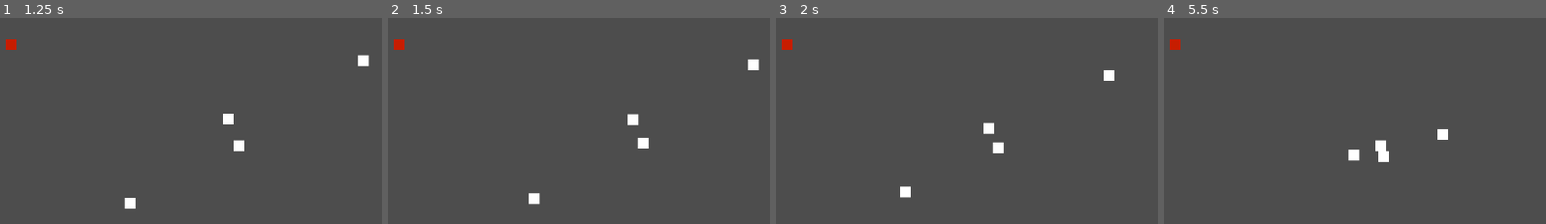
Above: before the commit, frames 1-4 (left to right).
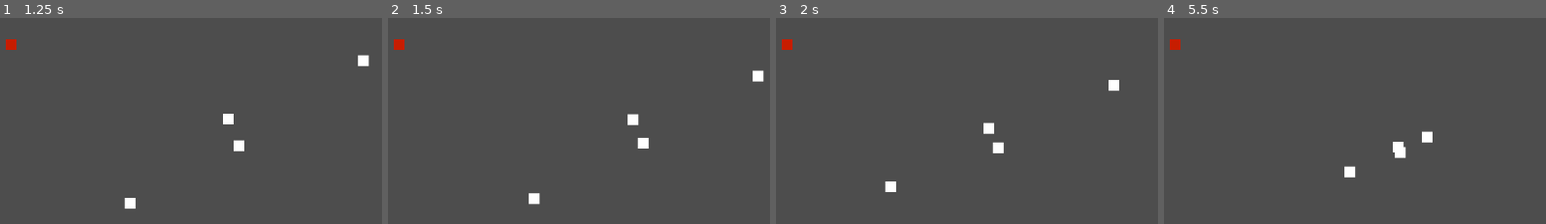
Above: after the commit, the same moments.

Repository: Denomycor/ddj
Game: Godot game, scene res://assets/scenes/game.tscn
The game is run twice, just before and just after one commit, with the same random seed, the same clock (stepped at 60 frames per second) and the same inputs.
Inputs (mouse positions are in pixels of both pictures, inside the frame that each line leads up to):
- Up to frame 1 (1.25 s): tap Enter at 0.5 s; move the mouse to (outside the picture) at 0.52 s; click (outside the picture) at 0.67 s
- Up to frame 2 (1.5 s): move the mouse to (452, 168) at 1.27 s; click (452, 168) at 1.42 s
- Up to frame 3 (2 s): no input
- Up to frame 4 (5.5 s): move the mouse to (1461, 50) at 2.02 s; click (1461, 50) at 2.17 s; move the mouse to (outside the picture) at 2.77 s; click (outside the picture) at 2.92 s; move the mouse to (outside the picture) at 3.52 s; click (outside the picture) at 3.67 s; move the mouse to (outside the picture) at 4.27 s; click (outside the picture) at 4.42 s; move the mouse to (1423, 147) at 5.02 s; click (1423, 147) at 5.17 s

Frame 1 is identical in both runs. In frame 2, 0.3% of the frame differs, in the area x 94-99%, y 19-31%; in frame 3, 0.6%; in frame 4, 1.2%, in the area x 47-75%, y 53-78%.

Commit message:
Made more things idk

Diff:
--- a/assets/scenes/enemies/enemy_troop.tscn
+++ b/assets/scenes/enemies/enemy_troop.tscn
@@ -1,7 +1,7 @@
 [gd_scene load_steps=2 format=3 uid="uid://csdohlnm1sk6r"]
 
 [sub_resource type="RectangleShape2D" id="RectangleShape2D_4gevu"]
-size = Vector2(16, 16)
+size = Vector2(8, 8)
 
 [node name="enemy_troop" type="CharacterBody2D"]
 collision_layer = 2
--- a/assets/scenes/troops/troop.tscn
+++ b/assets/scenes/troops/troop.tscn
@@ -1,14 +1,18 @@
-[gd_scene load_steps=6 format=3 uid="uid://n8cohatmpk2b"]
+[gd_scene load_steps=8 format=3 uid="uid://n8cohatmpk2b"]
 
 [ext_resource type="Script" path="res://assets/scripts/troop.gd" id="1_2icef"]
 [ext_resource type="Script" path="res://assets/scripts/components/command_component.gd" id="2_pow76"]
 [ext_resource type="Script" path="res://assets/scripts/components/attack_component.gd" id="3_dxdlw"]
+[ext_resource type="Script" path="res://assets/scripts/components/hitbox_component.gd" id="3_ubuao"]
 
 [sub_resource type="RectangleShape2D" id="RectangleShape2D_sedtw"]
+size = Vector2(8, 8)
+
+[sub_resource type="RectangleShape2D" id="RectangleShape2D_xost1"]
 size = Vector2(16, 16)
 
 [sub_resource type="CircleShape2D" id="CircleShape2D_kbujc"]
-radius = 72.4431
+radius = 20.0
 
 [node name="troop" type="CharacterBody2D"]
 collision_mask = 3
@@ -23,12 +27,22 @@
 
 [node name="CommandComponent" type="Node" parent="."]
 script = ExtResource("2_pow76")
+aprox_distance = 16
 
-[node name="AttackComponent" type="Area2D" parent="."]
+[node name="HitboxComponent" type="Area2D" parent="."]
+collision_mask = 0
+monitoring = false
+script = ExtResource("3_ubuao")
+
+[node name="CollisionShape2D" type="CollisionShape2D" parent="HitboxComponent"]
+shape = SubResource("RectangleShape2D_xost1")
+
+[node name="PerceptionComponent" type="Area2D" parent="."]
 collision_layer = 0
 collision_mask = 2
 monitorable = false
 script = ExtResource("3_dxdlw")
+perception_range = 20.0
 
-[node name="CollisionShape2D" type="CollisionShape2D" parent="AttackComponent"]
+[node name="CollisionShape2D" type="CollisionShape2D" parent="PerceptionComponent"]
 shape = SubResource("CircleShape2D_kbujc")
--- a/assets/scripts/commands/move_to.gd
+++ b/assets/scripts/commands/move_to.gd
@@ -1,19 +1,37 @@
 class_name MoveTo extends State
+
+const MAX_MOVE_TIME := 20
 
 var target_pos: Vector2
 var troop: Troop
+var tween: Tween
+
+
+func prepare() -> void:
+	troop = owner.parent
 
 
 func enter(_previous_state: State, args) -> void:
 	assert(args is Vector2)
 	target_pos = args
-	troop = owner.parent
+	tween = owner.create_tween()
+	tween.tween_callback(leave_command).set_delay(MAX_MOVE_TIME)
 
 
 func physics_process(_delta: float) -> void:
-	if(troop.global_position.distance_to(target_pos) > troop.aprox_distance):
+	if(troop.global_position.distance_to(target_pos) > owner.aprox_distance):
 		var vec_to_target: Vector2 = troop.global_position.direction_to(target_pos)
-		troop.velocity = vec_to_target * troop.speed
+		troop.velocity = vec_to_target * owner.speed
 		troop.move_and_slide()
 	else:
-		state_machine.transition(self, "no_command")
+		leave_command()
+
+
+func exit(_next_state: State) -> void:
+	if(tween.is_valid()):
+		tween.kill()
+
+
+func leave_command() -> void:
+	troop.velocity = Vector2.ZERO
+	state_machine.transition(self, "no_command")
--- a/assets/scripts/components/attack_component.gd
+++ b/assets/scripts/components/attack_component.gd
@@ -1,11 +1,15 @@
-class_name AttackComponent extends Area2D
+## Keeps track of what enemies are in range of this troop
+class_name PerceptionComponent extends Area2D
 
+## The vision range to register enemy troops
+@export var perception_range: float
 
 var enemies_in_range: Array[PhysicsBody2D]
 var enabled = true
 
 
 func _ready() -> void:
+	$CollisionShape2D.shape.radius = perception_range
 	body_entered.connect(enemies_in_range.append)
 	body_exited.connect(enemies_in_range.erase)
 
--- a/assets/scripts/components/command_component.gd
+++ b/assets/scripts/components/command_component.gd
@@ -1,4 +1,9 @@
 class_name CommandComponent extends Node
+
+## The movement speed of this troop
+@export var speed = 100;
+## The distance within the target position in order to consider the target as reached
+@export var aprox_distance = 100;
 
 @onready var parent: Node = get_parent()
 
--- /dev/null
+++ b/assets/scripts/components/hitbox_component.gd
@@ -0,0 +1,19 @@
+## Defines the hitbox area to the troop and provides logic to handle hp and damage
+class_name HitboxComponent extends Area2D
+
+signal hit(value: int)
+signal died
+
+@export var max_hp := 100
+
+var current_hp = max_hp
+
+
+func deal_damage(value: int) -> void:
+	if(current_hp > value):
+		current_hp -= value
+		hit.emit(value)
+	else:
+		current_hp = 0
+		hit.emit(value)
+		died.emit()
--- a/assets/scripts/troop.gd
+++ b/assets/scripts/troop.gd
@@ -1,6 +1 @@
 class_name Troop extends CharacterBody2D
-
-@export var hp = 100;
-@export var speed = 100;
-@export var damage = 100;
-@export var aprox_distance = 100;
--- a/project.godot
+++ b/project.godot
@@ -19,3 +19,5 @@
 
 2d_physics/layer_1="player_troop"
 2d_physics/layer_2="enemy_troop"
+2d_physics/layer_3="player_projectiles"
+2d_physics/layer_4="enemy_projectiles"
